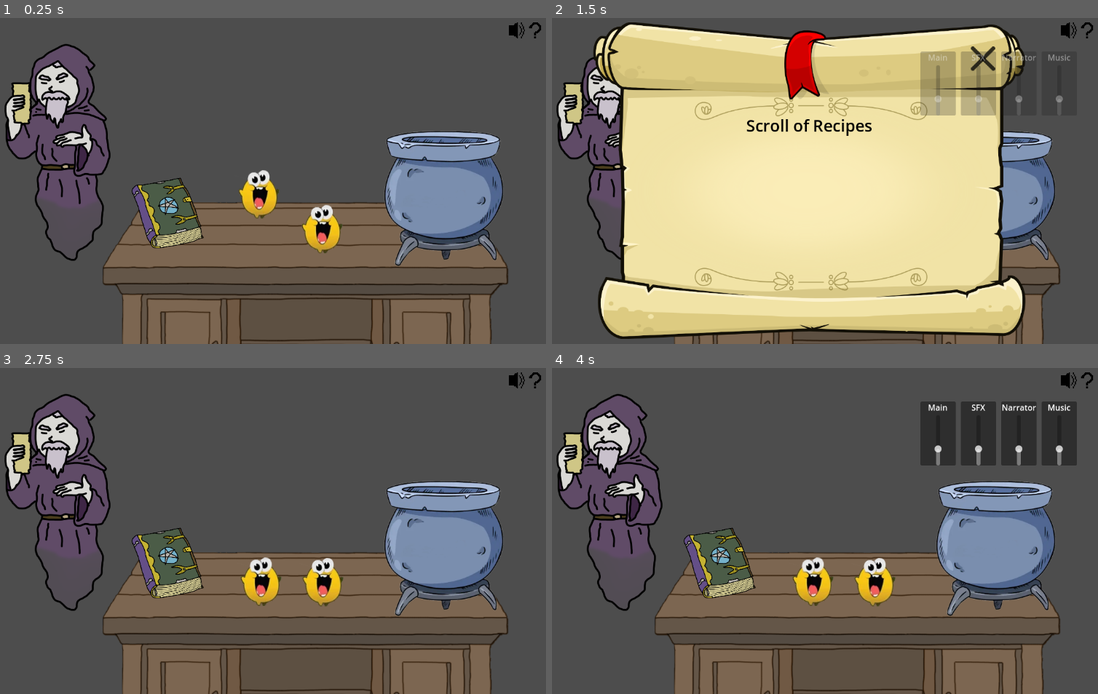
Above: before the commit, frames 1-4 (two rows, left to right).
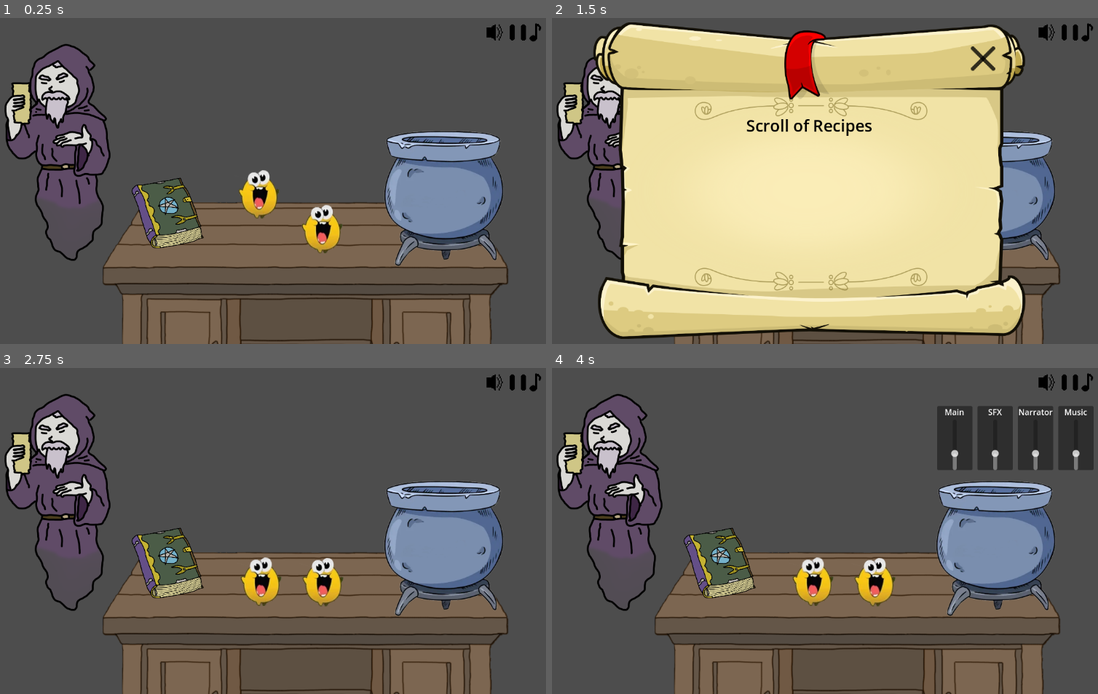
Above: after the commit, the same moments.

Repository: SanchotEm/intern_of_alchemist
Game: Godot game, scene res://Base/main.tscn
Same seed, same stepped clock (60 frames per second), same inputs: the game is played once before the commit and once after it.
Inputs (mouse positions are in pixels of both pictures, inside the frame that each line leads up to; where the layout moved, square brackets give the same spot in the first picture):
- Up to frame 1 (0.25 s): no input
- Up to frame 2 (1.5 s): click (1070, 31) at 0.52 s; tap Enter at 1.25 s; drag from (721, 213) to (994, 197) at 1.27 s
- Up to frame 3 (2.75 s): click (431, 407) at 2 s
- Up to frame 4 (4 s): click (1048, 381) [1070, 381] at 2.75 s; click (1087, 381) at 3.52 s

The runs differ from the first frame. In frame 1, 0.2% of the frame differs, in the area x 89-100%, y 1-8%; in frame 2, 3.0%; in frame 3, 0.2%; in frame 4, 3.4%, in the area x 67-100%, y 1-32%.

Commit message:
Music play/pause functions

Diff:
--- /dev/null
+++ b/Base/MusicPlayer.gd
@@ -0,0 +1,12 @@
+## Music Player
+extends AudioStreamPlayer
+
+func _ready() -> void:
+	SignalBus.play_pause_music_toggled.connect(_on_play_pause_toggled)
+	SignalBus.emit_signal("music_playback_changed", playing)
+
+func _on_play_pause_toggled() -> void:
+	self.stream_paused = not self.stream_paused
+	if not playing and not stream_paused:
+		play()
+	SignalBus.emit_signal("music_playback_changed", playing and not stream_paused)
--- a/Base/main.tscn
+++ b/Base/main.tscn
@@ -1,7 +1,8 @@
-[gd_scene load_steps=24 format=3 uid="uid://blnydnqk036lx"]
+[gd_scene load_steps=28 format=3 uid="uid://blnydnqk036lx"]
 
 [ext_resource type="Script" uid="uid://bcksdnsnmqud2" path="res://Base/main.gd" id="1_hljll"]
 [ext_resource type="Script" uid="uid://c023ln1fco718" path="res://Base/player.gd" id="2_n3y37"]
+[ext_resource type="Script" uid="uid://bji3c6bc4krp2" path="res://Base/MusicPlayer.gd" id="3_fx5w4"]
 [ext_resource type="PackedScene" uid="uid://dsjertmptbxpt" path="res://Base/base_item.tscn" id="3_lo0hp"]
 [ext_resource type="PackedScene" uid="uid://csgcw8ndkwkyy" path="res://Base/cauldron.tscn" id="3_mrrah"]
 [ext_resource type="Texture2D" uid="uid://ds4grqw5m5exs" path="res://Resources/Icons/VolumeSprite-0001.png" id="4_1h10i"]
@@ -17,6 +18,9 @@
 [ext_resource type="Script" uid="uid://g31ahwmjiu65" path="res://UI/ScrollUI.gd" id="9_llarn"]
 [ext_resource type="AudioStream" uid="uid://cr04tu13u3wfu" path="res://Resources/Audio/test_music.mp3" id="10_87cgt"]
 [ext_resource type="Texture2D" uid="uid://b84yt3uailgu2" path="res://Resources/Icons/XButtonSprite-0001.png" id="12_wxmdi"]
+[ext_resource type="Texture2D" uid="uid://c1hsar2u0e2rg" path="res://Resources/Icons/PauseButtonSprite-0002.png" id="13_gj25o"]
+[ext_resource type="Script" uid="uid://c41kgvuuck1eu" path="res://UI/MusicControl.gd" id="14_48dpn"]
+[ext_resource type="Texture2D" uid="uid://bcwmfvlut2sau" path="res://Resources/Icons/MusicIconSprite-0004.png" id="14_oqvj5"]
 [ext_resource type="Texture2D" uid="uid://b6cdhvw3ftbos" path="res://Resources/Scrolls/wide.png" id="15_7ly7r"]
 
 [sub_resource type="AudioStreamPolyphonic" id="AudioStreamPolyphonic_6c3lq"]
@@ -41,6 +45,7 @@
 autoplay = true
 bus = &"Music"
 parameters/looping = true
+script = ExtResource("3_fx5w4")
 
 [node name="SFXPlayer" type="AudioStreamPlayer" parent="."]
 unique_name_in_owner = true
@@ -119,7 +124,6 @@
 
 [node name="CollisionShape2D" type="CollisionShape2D" parent="Level/Grimoire-placeholder/Area2D"]
 position = Vector2(-1.42859, -2.85715)
-scale = Vector2(1, 1)
 shape = SubResource("RectangleShape2D_wxmdi")
 
 [node name="base_item" parent="." instance=ExtResource("3_lo0hp")]
@@ -211,12 +215,14 @@
 [node name="TopBarUIContainer" type="HBoxContainer" parent="UI/MarginContainer"]
 layout_mode = 2
 size_flags_horizontal = 3
-size_flags_vertical = 2
+size_flags_vertical = 6
+theme_override_constants/separation = 10
 alignment = 2
 
 [node name="VolumeControl" type="Control" parent="UI/MarginContainer/TopBarUIContainer"]
 custom_minimum_size = Vector2(32, 32)
 layout_mode = 2
+size_flags_vertical = 4
 script = ExtResource("4_otdql")
 
 [node name="VolumeButton" type="TextureButton" parent="UI/MarginContainer/TopBarUIContainer/VolumeControl"]
@@ -240,16 +246,16 @@
 anchors_preset = 1
 anchor_left = 1.0
 anchor_right = 1.0
-offset_left = -230.0
-offset_top = 40.0
-offset_bottom = 203.0
+offset_left = -233.0
+offset_top = 45.0
+offset_right = 77.0
+offset_bottom = 208.0
 grow_horizontal = 0
 mouse_filter = 2
 alignment = 1
 
 [node name="VolumeSlidersHBoxContainer" type="HBoxContainer" parent="UI/MarginContainer/TopBarUIContainer/VolumeControl/VolumeButton/VBoxContainer"]
 unique_name_in_owner = true
-visible = false
 layout_mode = 2
 size_flags_horizontal = 4
 theme_override_constants/separation = 10
@@ -331,10 +337,11 @@
 value = 50.0
 
 [node name="HelpControl" type="Control" parent="UI/MarginContainer/TopBarUIContainer"]
+visible = false
 custom_minimum_size = Vector2(32, 32)
 layout_mode = 2
 size_flags_horizontal = 4
-size_flags_vertical = 0
+size_flags_vertical = 4
 script = ExtResource("7_u7upk")
 
 [node name="HelpButton" type="TextureButton" parent="UI/MarginContainer/TopBarUIContainer/HelpControl"]
@@ -349,4 +356,35 @@
 texture_pressed = ExtResource("8_u7upk")
 stretch_mode = 3
 
+[node name="MusicControl" type="Control" parent="UI/MarginContainer/TopBarUIContainer"]
+custom_minimum_size = Vector2(70, 40)
+layout_mode = 2
+size_flags_horizontal = 4
+size_flags_vertical = 4
+script = ExtResource("14_48dpn")
+
+[node name="MarginContainer" type="MarginContainer" parent="UI/MarginContainer/TopBarUIContainer/MusicControl"]
+layout_mode = 2
+offset_left = -4.0
+offset_right = 74.0
+offset_bottom = 40.0
+theme_override_constants/margin_left = 8
+theme_override_constants/margin_top = 2
+theme_override_constants/margin_right = 2
+theme_override_constants/margin_bottom = 2
+
+[node name="HBoxContainer" type="HBoxContainer" parent="UI/MarginContainer/TopBarUIContainer/MusicControl/MarginContainer"]
+layout_mode = 2
+theme_override_constants/separation = 5
+
+[node name="PausePlayMusicButton" type="TextureButton" parent="UI/MarginContainer/TopBarUIContainer/MusicControl/MarginContainer/HBoxContainer"]
+unique_name_in_owner = true
+layout_mode = 2
+size_flags_vertical = 4
+texture_normal = ExtResource("13_gj25o")
+
+[node name="TextureRect" type="TextureRect" parent="UI/MarginContainer/TopBarUIContainer/MusicControl/MarginContainer/HBoxContainer"]
+layout_mode = 2
+texture = ExtResource("14_oqvj5")
+
 [connection signal="input_event" from="Level/Grimoire-placeholder/Area2D" to="Level/Grimoire-placeholder" method="_on_area_2d_input_event"]
--- a/Singletons/SignalBus.gd
+++ b/Singletons/SignalBus.gd
@@ -3,5 +3,9 @@
 
 @warning_ignore("unused_signal")
 
-# Define custom signals
+# --- UI Signals ---
 signal grimoire_clicked
+
+# --- Music Signals ---
+signal play_pause_music_toggled
+signal music_playback_changed(is_playing: bool)
--- /dev/null
+++ b/UI/MusicControl.gd
@@ -0,0 +1,22 @@
+## Music UI Controller
+extends Control
+
+const PAUSE_TEXTURE = preload("res://Resources/Icons/PauseButtonSprite-0002.png")
+const PLAY_TEXTURE = preload("res://Resources/Icons/PlayButtonSprite-0003.png")
+
+@onready var pause_play_music_button: TextureButton = %PausePlayMusicButton
+
+func _ready() -> void:
+	pause_play_music_button.pressed.connect(_on_pause_play_button_pressed)
+	SignalBus.music_playback_changed.connect(_on_music_playback_changed)
+
+func _on_pause_play_button_pressed() -> void:
+	SignalBus.emit_signal("play_pause_music_toggled")
+
+func _on_music_playback_changed(is_playing: bool) -> void:
+	if is_playing:
+		pause_play_music_button.texture_normal = PAUSE_TEXTURE
+		pause_play_music_button.tooltip_text = "Pause Music"
+	else:
+		pause_play_music_button.texture_normal = PLAY_TEXTURE
+		pause_play_music_button.tooltip_text = "Play Music"
Not shown, added: Base/MusicPlayer.gd.uid
Binary file added: Resources/Icons/MusicIconSprite-0004.aseprite
Binary file added: Resources/Icons/MusicIconSprite-0004.png
Not shown, added: Resources/Icons/MusicIconSprite-0004.png.import
Binary file added: Resources/Icons/PauseButtonSprite-0002.aseprite
Binary file added: Resources/Icons/PauseButtonSprite-0002.png
Not shown, added: Resources/Icons/PauseButtonSprite-0002.png.import
Binary file added: Resources/Icons/PlayButtonSprite-0003.aseprite
Binary file added: Resources/Icons/PlayButtonSprite-0003.png
Not shown, added: Resources/Icons/PlayButtonSprite-0003.png.import
Not shown, added: UI/MusicControl.gd.uid
